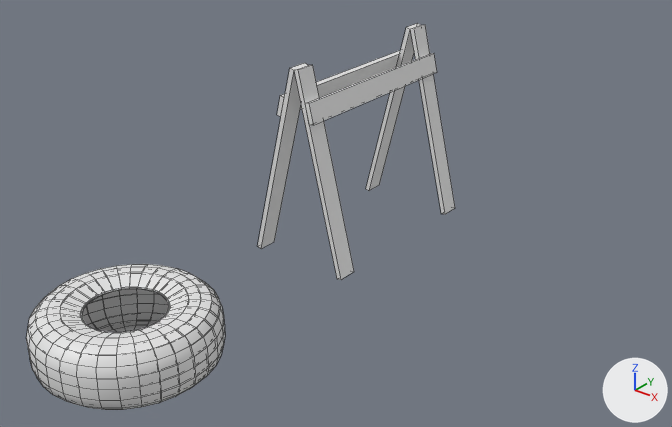
A saved change to the Blender file BlendfilesCloud/Props&Crane.blend.
Both versions are drawn from a 50 mm lens placed at (3.41, -4.53, 2.85), pointed at (0.01, -0.28, 0.22). Every picture has the same lights, and +X, +Y and +Z are marked at lower right. Mesh edges are drawn as thin lines.
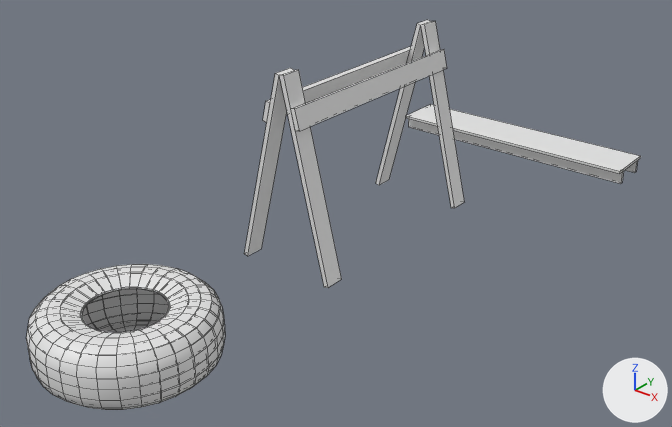
Edits to the bpy script that builds the scene:
```text
Change me_cube:
    where me_cube.from_pydata(...)  # 44 vertices, 32 faces; spans x -0.348..0.348, y -0.65..0.65, z 0.0..1.269
    used by ob_cube; location = (0.0, 0.0, 0.0)
    me_cube part 1: the loose piece of 14 vertices spanning x -0.348..0.348, y -0.65..-0.52, z 0.0..1.269 is moved by (0.0, -0.125, 0.0)
    me_cube part 2: the loose piece of 14 vertices spanning x -0.348..0.348, y 0.52..0.65, z 0.0..1.269 is moved by (0.0, 0.125, 0.0)
    me_cube part 3: all 8 vertices in x -0.142..0.142, y -0.65, z 0.954..1.088 are moved by (0.0, -0.125, 0.0)
    me_cube part 4: all 8 vertices in x -0.142..0.142, y 0.65, z 0.954..1.088 are moved by (0.0, 0.125, 0.0)
Add me_plane_003:
    me_plane_003.from_pydata(...)  # a box spanning x -1.0..1.0, y 0.13..0.15, z 0.0..0.1; a box spanning x -1.0..1.0, y -0.15..-0.12, z 0.0..0.1; a box spanning x -1.0..1.0, y -0.2..0.2, z 0.1..0.12
Add ob_plane_005:
    ob_plane_005 = bpy.data.objects.new('Plane.005', me_plane_003)
    ob_plane_005.location = (0.0, 2.175, -0.1)
```

What differs and where, as boxes (x1, y1, x2, y2) in the pictures (672 x 427 px; the box of a moved part takes in the faces that stretch with it):
'Cube', reshaped (12% wider): before (258, 23, 455, 280); after (244, 20, 464, 288)
'Plane.005', added: after (406, 104, 641, 184)
part 1 of me_cube, moved or reshaped: before (258, 63, 354, 280); after (244, 68, 342, 288)
part 2 of me_cube, moved or reshaped: before (366, 23, 455, 214); after (376, 20, 464, 208)
part 3 of me_cube, moved or reshaped: before (277, 95, 314, 125); after (263, 101, 299, 131)
part 4 of me_cube, moved or reshaped: before (281, 50, 437, 125); after (267, 46, 447, 131)
